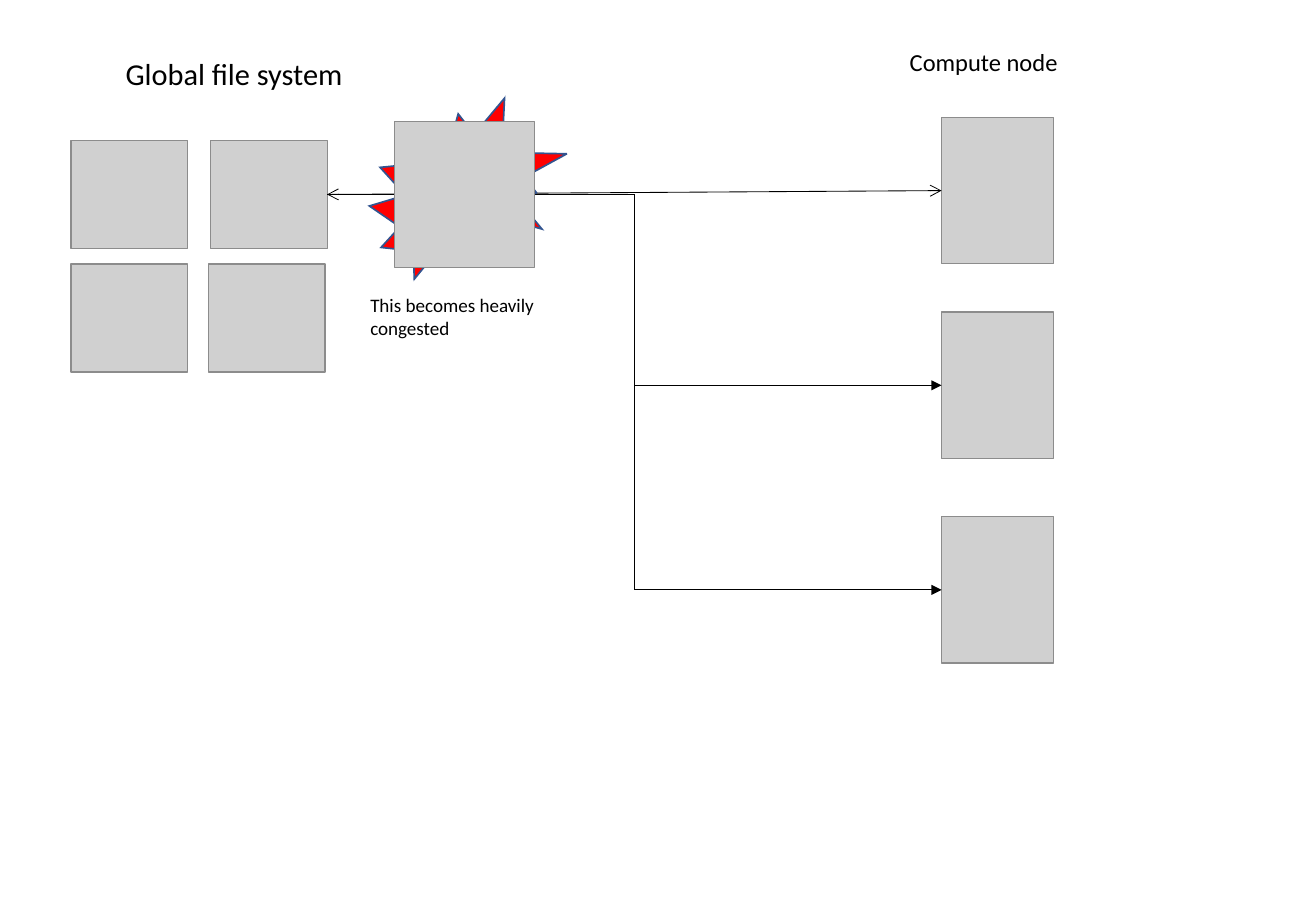
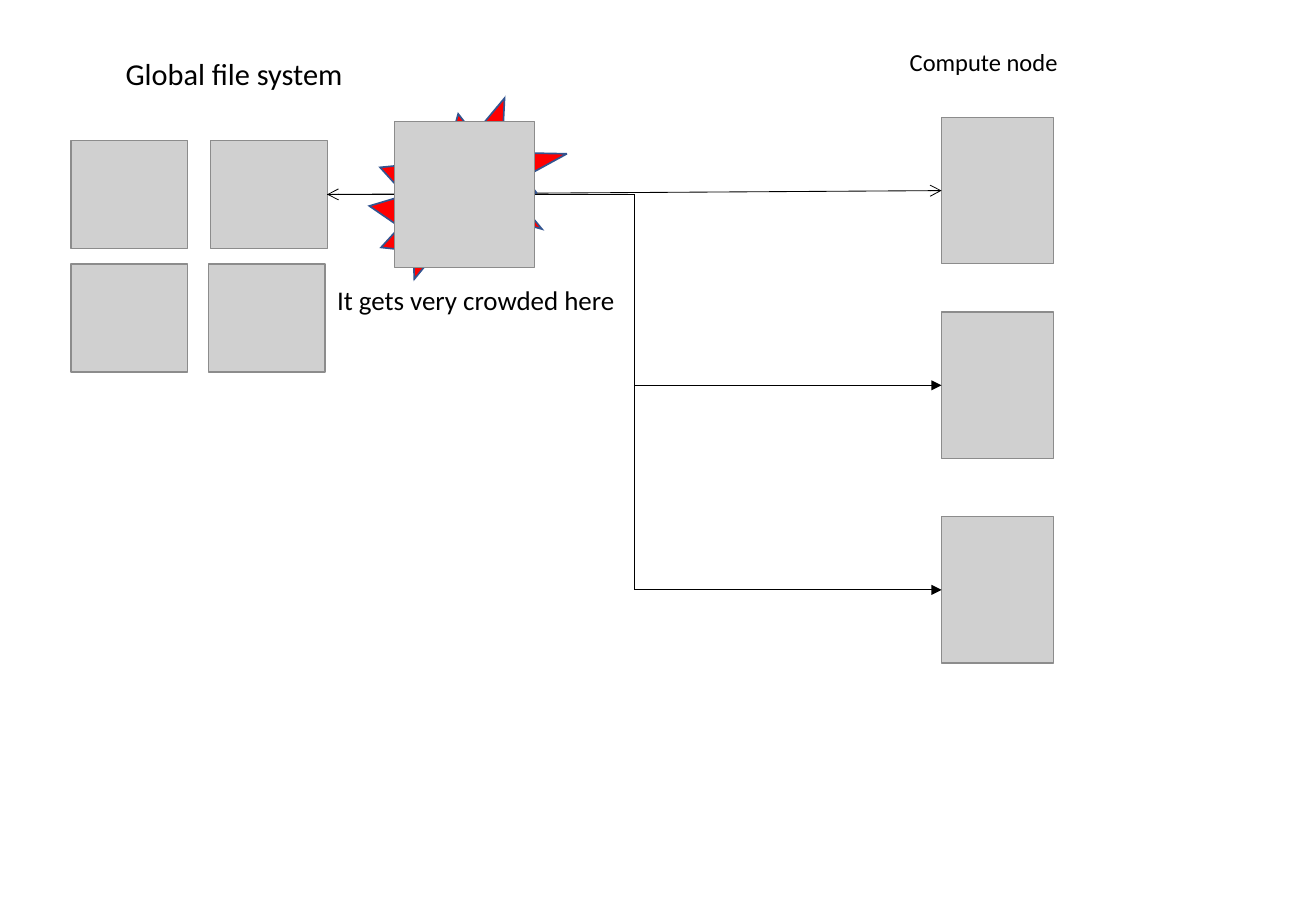
Before and after one commit to kaityo256/sevendayshpc, a slide deck: slide 10 of site-assets/sources/day2/fig-ja-en.pptx. Drawn at 1316x911 pixels with LibreOffice and Linux fonts; fonts in the diff are those of the drawing; grey boxes stand for pictures. Boxes give left, top, right and bottom in pixels: in the first picture for what was removed or moved away, otherwise in the second. Text is boxed around its words. In the diff, an @@ line names an element or a change of style, - is before the commit and + after.

```diff
--- a/site-assets/sources/day2/fig-ja-en.pptx
+++ b/site-assets/sources/day2/fig-ja-en.pptx
@@ text added at [337,291,614,315], 16 pt, text #000000 @@
+It gets very crowded here
@@ text removed at [370,298,534,339] @@
-This becomes heavily congested
```
Also in this commit, not shown: 6 other slides changed, 10 other files.
